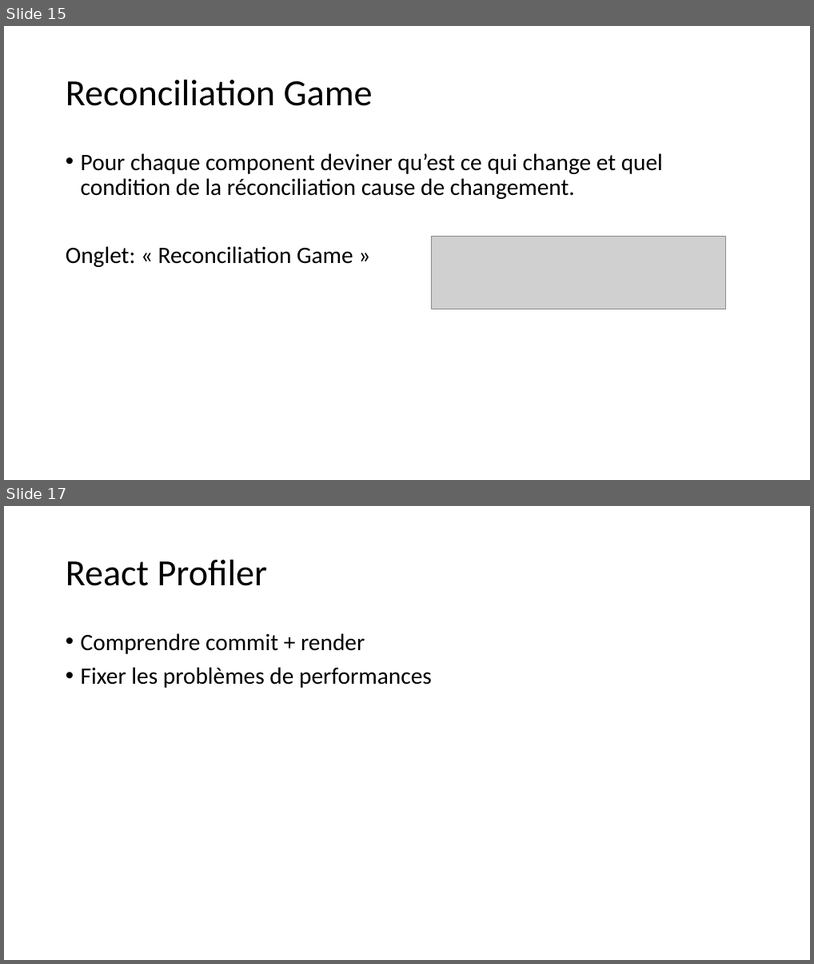
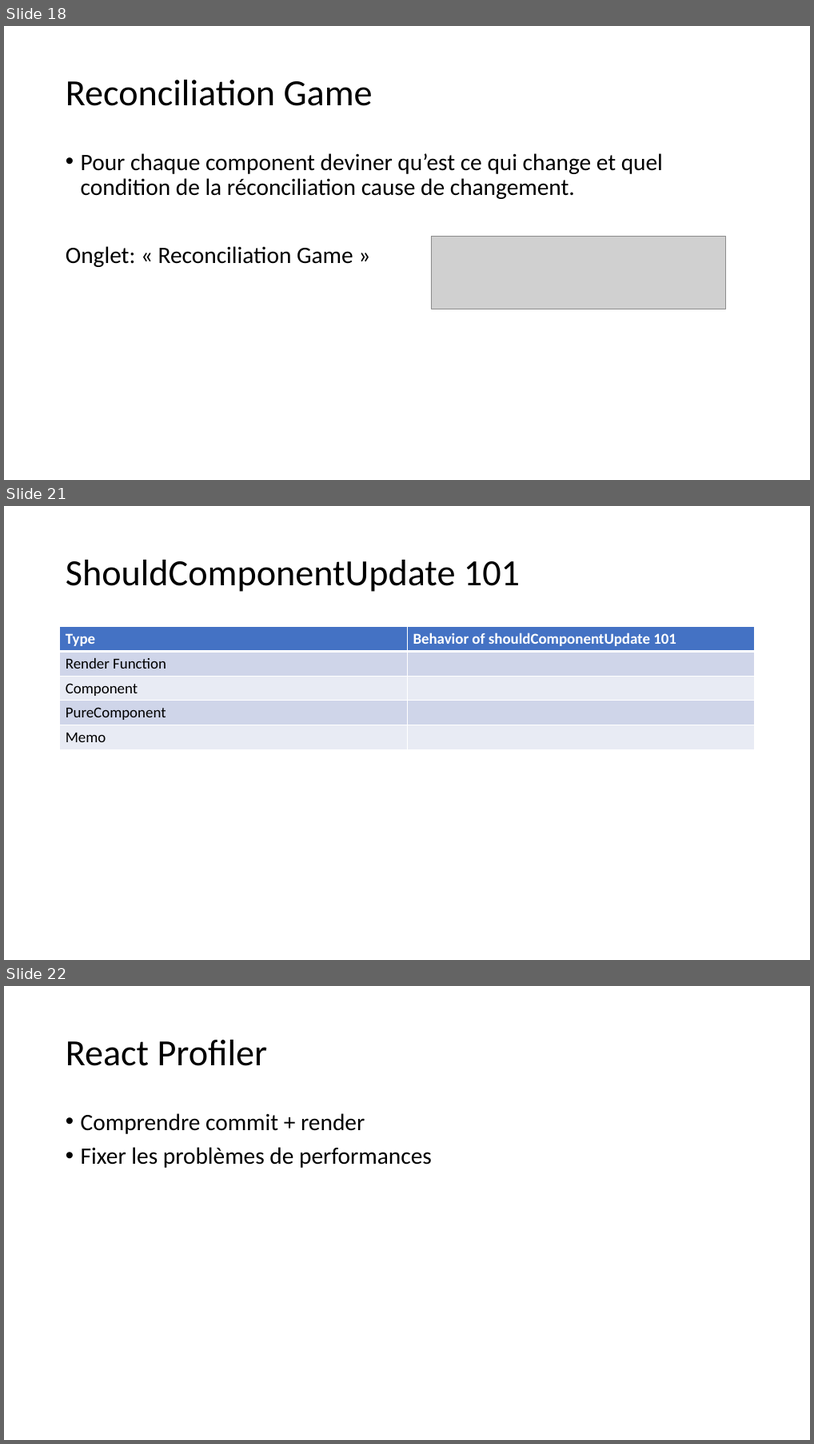
Before and after one commit to samuelgaudreau/formation-front-end-3, a slide deck: part-2/React-Perfo.pptx. Shown one above the other, each under a label of ours: slides 15 and 17 before the commit, slides 18, 21 and 22 after it; the slides between them are not shown. The pictures are 814x964 and 814x1444 pixels, drawn with LibreOffice and Linux fonts; fonts in the diff are those of the drawing; grey boxes stand for pictures. Boxes give left, top, right and bottom in pixels: in the first picture for what was removed or moved away, otherwise in the second. Text is boxed around its words. In the diff, an @@ line names an element or a change of style, - is before the commit and + after.

```diff
--- a/part-2/React-Perfo.pptx
+++ b/part-2/React-Perfo.pptx
@@ slide 21 added at [4,506,810,960], background #FFFFFF @@
@@ title added at [66,560,520,592], 44 pt, text #000000 @@
+ShouldComponentUpdate 101
@@ table added at [60,627,755,750], 5 rows, 2 columns @@
+Type | Behavior of shouldComponentUpdate 101
+Render Function | 
+Component | 
+PureComponent | 
+Memo | 
@@ what was slide 15 is now slide 18 @@
@@ what was slide 17 is now slide 22 @@
```
Also in this commit, not shown: 3 slides changed, 7 other slides added, 2 slides removed, 1 other file.
